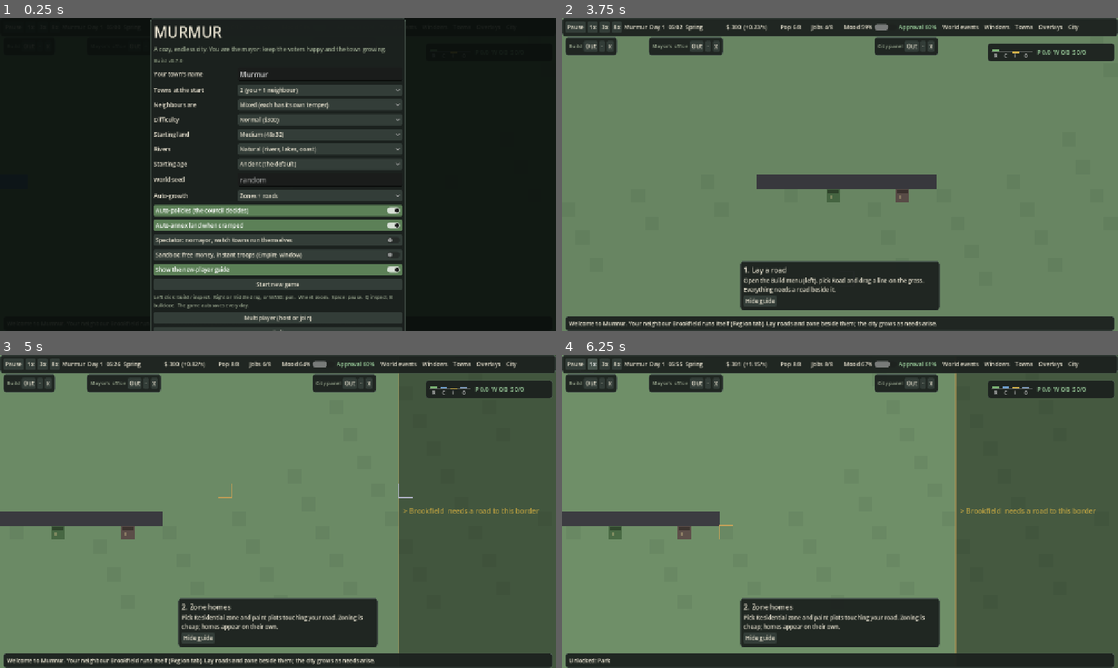
Above: before the commit, frames 1-4 (two rows, left to right).
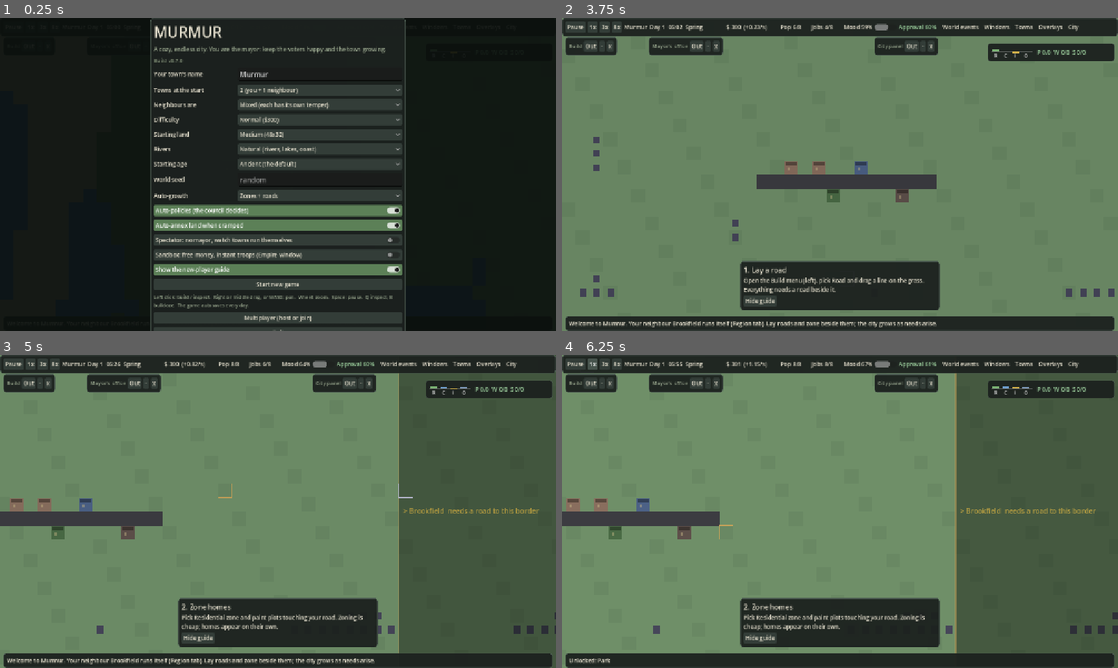
Above: after the commit, the same moments.

Repository: krugerhomeassistant/murmur
Game: Godot game, scene res://scenes/main.tscn
Two runs of this game, one before a commit and one after it. Both use one fixed random seed, a clock stepped at 60 frames per second and the inputs below.
Inputs (mouse positions are in pixels of both pictures, inside the frame that each line leads up to):
- Up to frame 1 (0.25 s): no input
- Up to frame 2 (3.75 s): click "Normal ($300)" at 0.5 s; click "Normal ($300)" at 1.25 s; click "Show the new-player guide" at 2 s; click "Show the new-player guide" at 2.75 s; click "Start new game" at 3.5 s
- Up to frame 3 (5 s): tap Enter at 4.25, 4.35 s; move the mouse to (400, 495) at 4.27 s; hold D from 4.28 s (still down); click (400, 495) at 4.42 s; tap Space at 4.52, 4.82 s
- Up to frame 4 (6.25 s): release D at 5 s; drag from (728, 527) to (812, 574) at 5.02 s; click "1x" at 5.75 s

The runs differ from the first frame. In frame 2, 0.7% of the frame differs, in the area x 3-100%, y 38-90%; in frame 3, 0.5%; in frame 4, 0.5%.
Error before the commit: Parse Error: Cannot find member "LAMP" in base "Catalog.Id". (res://scripts/art.gd:58)

Commit message:
Fix lamp id in art list; tests/art.gd draws every building

Diff:
--- a/client/scripts/art.gd
+++ b/client/scripts/art.gd
@@ -55,7 +55,7 @@
 
 
 static func _has(id: int) -> bool:
-	return id in [T.FIRE, T.POLICE, T.CLINIC, T.HOSPITAL, T.SCH …(364 unchanged characters)… YARD, T.FISHDOCK, T.FOUNDRY, T.WELL, T.LAMP, T.LUMBER, T.SAWMILL, T.TOOLWORKS, T.RA …(79 unchanged characters)…
+	return id in [T.FIRE, T.POLICE, T.CLINIC, T.HOSPITAL, T.SCH …(364 unchanged characters)… YARD, T.FISHDOCK, T.FOUNDRY, T.WELL, T.LIGHT, T.LUMBER, T.SAWMILL, T.TOOLWORKS, T.RA …(79 unchanged characters)…
 
 
 static func _draw(ci: CanvasItem, id: int, night: bool, k: Color) -> void:
@@ -452,7 +452,7 @@
 			_r(ci, 22, 8, 2, 10, Color("5a432a") * k)
 			_tri(ci, Vector2(6, 9), Vector2(26, 9), Vector2(16, 3), Color("b8964a") * k)
 			ci.draw_line(Vector2(16, 9), Vector2(16, 15), Color("5a432a"), 1.0)
-		T.LAMP:
+		T.LIGHT:
 			ci.draw_circle(Vector2(16, 27), 2.5, Color(0, 0, 0, 0.16))
 			_r(ci, 15, 9, 2, 19, Color("3a3a3e") * k)
 			_r(ci, 12, 6, 8, 4, Color("3a3a3e") * k)
--- /dev/null
+++ b/client/tests/art.gd
@@ -0,0 +1,29 @@
+extends SceneTree
+## Art: every building draws without a script error (a typo in art.gd would otherwise only show on screen).
+
+const SHAPES := ["house", "terrace", "tower", "condo", "shop", "factory", "office", "farm", "orchard", "ranch", "green", "fishfarm"]
+
+
+class Canvas extends Node2D:
+	var drawn := 0
+
+	func _draw() -> void:
+		for age in 4:
+			for shape in SHAPES:
+				for lv in [1, 2, 3]:
+					for night in [false, true]:
+						if Art.building(self, Rect2(0, 0, 32, 32), shape, Color("c9b98a"), lv, true, night, 7 + lv, age):
+							drawn += 1
+		for id in Catalog.DEFS:
+			if Art._has(id) and Art.service(self, Rect2(0, 0, 32, 32), id, true, false):
+				drawn += 1
+
+
+func _init() -> void:
+	var c := Canvas.new()
+	root.add_child(c)
+	await process_frame
+	await process_frame
+	var ok: bool = c.drawn >= 4 * SHAPES.size() * 6 + 50
+	print("ART_OK drawn=%d" % c.drawn if ok else "ART_FAIL drawn=%d" % c.drawn)
+	quit(0 if ok else 1)
Not shown, changed: .github/workflows/ci.yml
